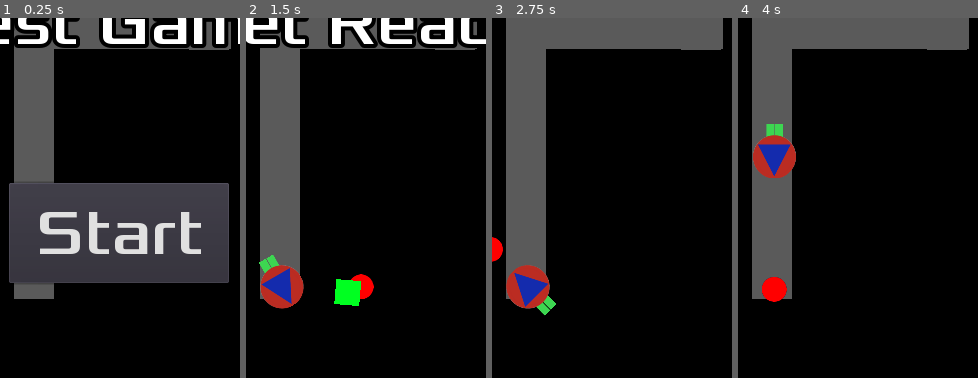
Above: before the commit, frames 1-4 (left to right).
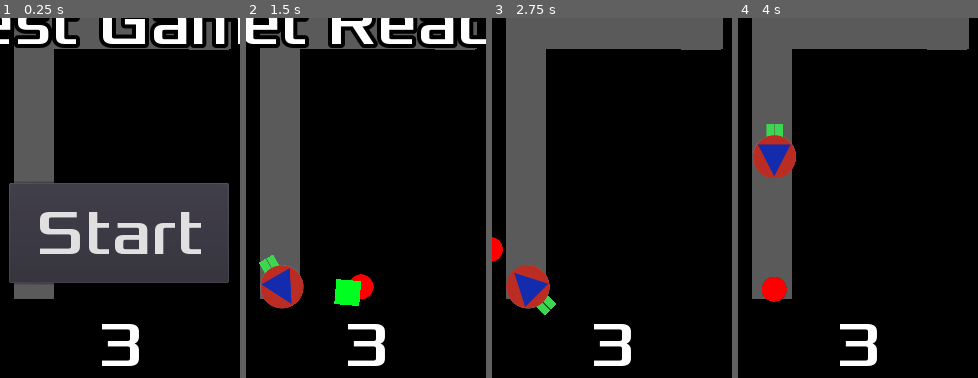
Above: after the commit, the same moments.

Repository: Wenyunity/godot_color_shooting_game
Game: Godot game, scene res://Main.tscn
Two runs of this game, one before a commit and one after it. Both use one fixed random seed, a clock stepped at 60 frames per second and the inputs below.
Inputs:
- Up to frame 1 (0.25 s): no input
- Up to frame 2 (1.5 s): click "Start" at 0.5 s; tap Enter (ui_accept) at 1.25 s; hold Right (ui_right) from 1.28 s (still down); hold Space (ui_select) from 1.28 s (still down)
- Up to frame 3 (2.75 s): tap Enter (ui_accept) at 1.52, 1.55, 1.82, 2.1, 2.27, 2.57 s; release Right (ui_right) at 2.03 s; release Space (ui_select) at 2.03 s; hold Down (ui_down) from 2.03 s (still down); tap Space (ui_select) at 2.3 s
- Up to frame 4 (4 s): release Down (ui_down) at 2.78 s; hold Right (ui_right) 2.78-3.53 s; hold Space (ui_select) 2.78-3.53 s; tap Enter (ui_accept) at 3.05, 3.77 s; hold Up (ui_up) from 3.53 s (still down); tap Space (ui_select) at 3.6 s
The pictures show only the part of the screen within x 25-75%, y 49-99%; the shares and areas given below are measured in that part.

The runs differ from the first frame. In frame 1, 1.0% of the frame differs, in the area x 42-58%, y 85-97%; in frame 2, 1.0%; in frame 3, 1.0%; in frame 4, 1.0%.

Commit message:
Lives System + Comments

Diff:
--- a/BasicProject/Blue.gd
+++ b/BasicProject/Blue.gd
@@ -1,19 +1,8 @@
 extends RigidBody2D
-
-# Declare member variables here. Examples:
-# var a = 2
-# var b = "text"
 
 # Called when the node enters the scene tree for the first time.
 func _ready():
 	pass # Replace with function body.
-
-# Called every frame. 'delta' is the elapsed time since the previous frame.
-#func _process(delta):
-#	pass
-
-
-
 
 # When colliding die
 func _on_Blue_body_entered(body):
--- a/BasicProject/ColorMob.gd
+++ b/BasicProject/ColorMob.gd
@@ -1,6 +1,8 @@
 extends RigidBody2D
 
+# Three different colors
 var color_mob_types = ["Red", "Green", "Blue"]
+# Color of current mob
 var color_of_mob
 
 signal addScore
@@ -24,13 +26,11 @@
 		$CollisionBlue.disabled = false
 		set_collision_layer_bit(4, true)
 
-# Called every frame. 'delta' is the elapsed time since the previous frame.
-#func _process(delta):
-#	pass
-
+# When the mob goes offscreen
 func _on_Visibility_screen_exited():
 	emit_signal("addScore")
 	queue_free()
 
-func _on_start_game():
+# When game is over
+func _on_gameOver():
 	queue_free()
--- a/BasicProject/Green.gd
+++ b/BasicProject/Green.gd
@@ -1,16 +1,8 @@
 extends RigidBody2D
-
-# Declare member variables here. Examples:
-# var a = 2
-# var b = "text"
 
 # Called when the node enters the scene tree for the first time.
 func _ready():
 	pass # Replace with function body.
-
-# Called every frame. 'delta' is the elapsed time since the previous frame.
-#func _process(delta):
-#	pass
 
 # When colliding die
 func _on_Green_body_entered(body):
--- a/BasicProject/HUD.gd
+++ b/BasicProject/HUD.gd
@@ -1,10 +1,7 @@
 extends CanvasLayer
 
+# When start game is pressed
 signal start_game
-
-# Declare member variables here. Examples:
-# var a = 2
-# var b = "text"
 
 # Called when the node enters the scene tree for the first time.
 func _ready():
@@ -15,10 +12,6 @@
 	$MessageLabel.text = text
 	$MessageLabel.show()
 	$MessageTimer.start()
-
-# Called every frame. 'delta' is the elapsed time since the previous frame.
-#func _process(delta):
-#	pass
 
 # Shows game over message
 func show_game_over():
@@ -33,6 +26,10 @@
 func update_score(score):
 	$ScoreLabel.text = str(score)
 
+# Updates lives
+func update_lives(lives):
+	$LifeLabel.text = str(lives)
+
 # When the start button is pressed
 # Starts game
 func _on_StartButton_pressed():
--- a/BasicProject/HUD.tscn
+++ b/BasicProject/HUD.tscn
@@ -51,6 +51,19 @@
 text = "0"
 align = 1
 
+[node name="LifeLabel" type="Label" parent="."]
+anchor_left = 0.5
+anchor_top = 0.5
+anchor_right = 0.5
+anchor_bottom = 0.5
+margin_left = -238.837
+margin_top = 282.659
+margin_right = 241.163
+margin_bottom = 360.659
+custom_fonts/font = SubResource( 2 )
+text = "3"
+align = 1
+
 [node name="StartButton" type="Button" parent="."]
 anchor_left = 0.5
 anchor_top = 1.0
--- a/BasicProject/Main.gd
+++ b/BasicProject/Main.gd
@@ -1,7 +1,15 @@
 extends Node
 
 export (PackedScene) var ColorMob
+
+# Score player has
 var score
+
+# Lives player has
+var lives
+
+# Signal when game is over
+signal gameOver
 
 # Time between mob spawns is multiplied by this number
 const MOB_TIME_FACTOR = 0.999
@@ -14,31 +22,35 @@
 	## Randomizes RNG seed
 	randomize()
 
-# Called every frame. 'delta' is the elapsed time since the previous frame.
-#func _process(delta):
-#	pass
-
+## Game Over
 func game_over():
+	emit_signal("gameOver")
 	$MobTimer.stop()
 	$HUD.show_game_over()
 
+## New Game
 func new_game():
+	## Default score and lives
 	score = 0
+	lives = 3
 	$HUD.update_score(score)
+	$HUD.update_lives(lives)
+	## Default HUD and player
 	$HUD.show_message("Get Ready")
 	$Path2D/PathFollow2D/Player.start()
 	$StartTimer.start()
 
-
+## Starts the game
 func _on_StartTimer_timeout():
 	$MobTimer.wait_time = 1
 	$MobTimer.start()
 
-
+## Adds 1 to score
 func _on_addScore():
 	score += 1
 	$HUD.update_score(score)
 
+## Creates a mob
 func _on_MobTimer_timeout():
 	# Choose a random location on Path2D.
 	$MobSpawn/SpawnLocation.set_offset(randi())
@@ -56,7 +68,19 @@
 	mob.linear_velocity = Vector2(rand_range(mob.min_speed + score, mob.max_speed + score), 0)
 	mob.linear_velocity = mob.linear_velocity.rotated(direction)
 	# Gives mob signal to be gone upon new game
-	$HUD.connect("start_game", mob, "_on_start_game")
+	self.connect("gameOver", mob, "_on_gameOver")
 	# Lowers Mob Timer
 	$MobTimer.wait_time = max(MIN_TIME_BETWEEN_SPAWN, $MobTimer.wait_time * MOB_TIME_FACTOR)
+	# Adds score when the mob signals for it
 	mob.connect("addScore", self, "_on_addScore")
+
+
+
+## When a player is hit
+func _on_Player_hit():
+	## Decrease lives
+	lives = lives - 1
+	$HUD.update_lives(lives)
+	## Check for game over
+	if lives == 0:
+		game_over()
--- a/BasicProject/Main.tscn
+++ b/BasicProject/Main.tscn
@@ -81,12 +81,13 @@
 rotation = -0.000393658
 
 [node name="HUD" parent="." instance=ExtResource( 5 )]
-[connection signal="hit" from="Path2D/PathFollow2D/Player" to="." method="game_over"]
+[connection signal="gameOver" from="." to="Path2D/PathFollow2D/Player" method="_on_gameOver"]
+[connection signal="hit" from="Path2D/PathFollow2D/Player" to="." method="_on_Player_hit"]
 [connection signal="offsetDown" from="Path2D/PathFollow2D/Player" to="Path2D/PathFollow2D" method="_on_Player_offsetDown"]
 [connection signal="offsetDownOff" from="Path2D/PathFollow2D/Player" to="Path2D/PathFollow2D" method="_on_Player_offsetDownOff"]
 [connection signal="offsetUp" from="Path2D/PathFollow2D/Player" to="Path2D/PathFollow2D" method="_on_Player_offsetUp"]
 [connection signal="offsetUpOff" from="Path2D/PathFollow2D/Player" to="Path2D/PathFollow2D" method="_on_Player_offsetUpOff"]
 [connection signal="timeout" from="MobTimer" to="." method="_on_MobTimer_timeout"]
 [connection signal="timeout" from="StartTimer" to="." method="_on_StartTimer_timeout"]
+[connection signal="start_game" from="HUD" to="." method="new_game"]
 [connection signal="start_game" from="HUD" to="Path2D/PathFollow2D" method="_on_HUD_start_game"]
-[connection signal="start_game" from="HUD" to="." method="new_game"]
--- a/BasicProject/PathFollow2D.gd
+++ b/BasicProject/PathFollow2D.gd
@@ -1,11 +1,9 @@
 extends PathFollow2D
 
-# Declare member variables here. Examples:
-# var a = 2
-# var b = "text"
-
+# Speed at which the player moves (pixels/sec?)
 var SPEED = 300
 
+# Determines whether player moves forward or backward along path
 var moveForward
 var moveBackward
 
@@ -23,24 +21,24 @@
 	# Make sure we don't go off
 	unit_offset = clamp(unit_offset, 0, 1)
 
-
+# Down pressed
 func _on_Player_offsetDown():
 	moveBackward = true
 
-
+# Up pressed
 func _on_Player_offsetUp():
 	moveForward = true
 
-
+# Reset values when game starts
 func _on_HUD_start_game():
 	offset = 0
 	moveForward = false
 	moveBackward = false
 
-
+# Down released
 func _on_Player_offsetDownOff():
 	moveBackward = false
 
-
+# Up released
 func _on_Player_offsetUpOff():
 	moveForward = false
--- a/BasicProject/Player.gd
+++ b/BasicProject/Player.gd
@@ -5,23 +5,28 @@
 export (PackedScene) var Green
 export (PackedScene) var Red
 
+# Which bullets can be fired
 var red_firable
 var blue_firable
 var green_firable
 
+# Is the player invincible?
+var invincible
+
+# Cooldown for bullets
 var num_cooldown
 
+# Cooldown if firing one type of bullet
 var COOLDOWN_PENALTY = 0.1
 
+# Signal when getting hit
 signal hit
+
+# Signals to move along path
 signal offsetUp
 signal offsetDown
 signal offsetUpOff
 signal offsetDownOff
-
-# Declare member variables here. Examples:
-# var a = 2
-# var b = "text"
 
 # Size of the screen
 var screen_size
@@ -41,10 +46,12 @@
 # Acts every frame
 func _process(delta):
 	if visible:
+		## Left and right for rotation
 		if Input.is_action_pressed("ui_right"):
 			rotation_degrees += 5
 		if Input.is_action_pressed("ui_left"):
 			rotation_degrees -= 5
+		## Up and down for movement along path
 		if Input.is_action_just_pressed("ui_down"):
 			emit_signal("offsetDown")
 		if Input.is_action_just_pressed("ui_up"):
@@ -53,6 +60,7 @@
 			emit_signal("offsetDownOff")
 		if Input.is_action_just_released("ui_up"):
 			emit_signal("offsetUpOff")
+		## Z/X/C (or other buttons) for firing red/green/blue bullets
 		if Input.is_action_pressed("ui_accept"):
 			if red_firable:
 				fire_bullet(Red)
@@ -90,29 +98,44 @@
 ## Function called on game start
 func start():
 	show()
+	## Let weapons be firable
 	red_firable = true
 	green_firable = true
 	blue_firable = true
+	## Invincibility off
+	invincible = false
 	num_cooldown = 0
 	$CollisionShape2D.disabled = false
 
 ## Function called when hit
 func _on_Player_body_entered(body):
-	hide()  # Player disappears after being hit.
-	emit_signal("hit")
+	## If not in invincibility frames then hit
+	if !invincible:
+		emit_signal("hit")
+		## Gain invincibility for a second
+		invincible = true
+		$DamageTime.start()
+
+## function called when game over
+func _on_gameOver():
+	hide()
 	$CollisionShape2D.set_deferred("disabled", true)
 
-
+## Delay for red bullet
 func _on_RedTime_timeout():
 	red_firable = true
 	num_cooldown -= COOLDOWN_PENALTY
 
-
+## Delay for blue bullet
 func _on_BlueTime_timeout():
 	blue_firable = true
 	num_cooldown -= COOLDOWN_PENALTY
 
-
+## Delay for green bullet
 func _on_GreenTime_timeout():
 	green_firable = true
 	num_cooldown -= COOLDOWN_PENALTY
+
+## Damage delay
+func _on_DamageTime_timeout():
+	invincible = false
--- a/BasicProject/Player.tscn
+++ b/BasicProject/Player.tscn
@@ -51,7 +51,10 @@
 [node name="GreenTime" type="Timer" parent="."]
 wait_time = 0.3
 one_shot = true
+
+[node name="DamageTime" type="Timer" parent="."]
 [connection signal="body_entered" from="." to="." method="_on_Player_body_entered"]
 [connection signal="timeout" from="RedTime" to="." method="_on_RedTime_timeout"]
 [connection signal="timeout" from="BlueTime" to="." method="_on_BlueTime_timeout"]
 [connection signal="timeout" from="GreenTime" to="." method="_on_GreenTime_timeout"]
+[connection signal="timeout" from="DamageTime" to="." method="_on_DamageTime_timeout"]
--- a/BasicProject/Red.gd
+++ b/BasicProject/Red.gd
@@ -1,16 +1,8 @@
 extends RigidBody2D
-
-# Declare member variables here. Examples:
-# var a = 2
-# var b = "text"
 
 # Called when the node enters the scene tree for the first time.
 func _ready():
 	pass # Replace with function body.
-
-# Called every frame. 'delta' is the elapsed time since the previous frame.
-#func _process(delta):
-#	pass
 
 # When Leaving Screen Die
 func _on_VisibilityNotifier2D_screen_exited():
